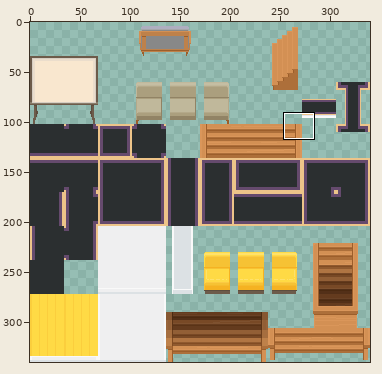
File history of a sprite sheet, tilesets/tileset5_export.png. Above: a wide view before the commit, with the close-up outlined.
Close-up. As it was:
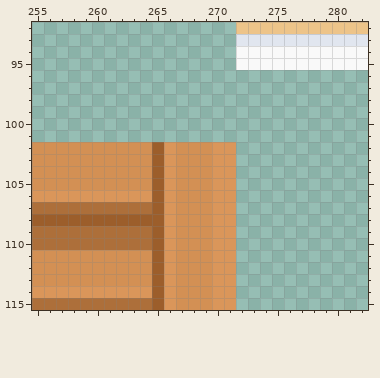
The file is 340x340 pixels. Colours within 5 levels of each other are drawn and written as one. Shown: x 255..282, y 92..115. The commit also changed other parts of the picture, which this record leaves out.
Now the later version:
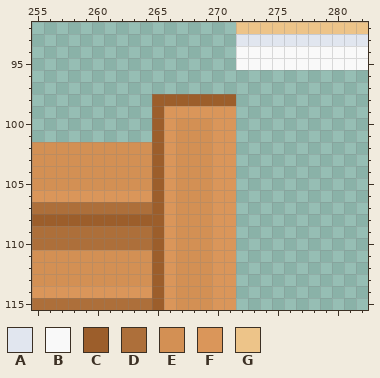
Palette (. is transparent): A #e1e6ef  B #f9f9f9  C #9c5e2b  D #ad6f3a  E #d39054  F #da965a  G #edc489
Diff:
There is now colour C in row 98 at x 265 to 271; in rows 99 to 101 at x 265.
There is now colour E in rows 100 to 101 at x 267 to 269.
There is now colour F in row 99 at x 266 to 271; in rows 100 to 101 at x 266 and 270 to 271.
Boxes around the changes in both close-ups, in picture pixels (x1, y1, x2, y2):
added: (152, 94, 236, 142)
